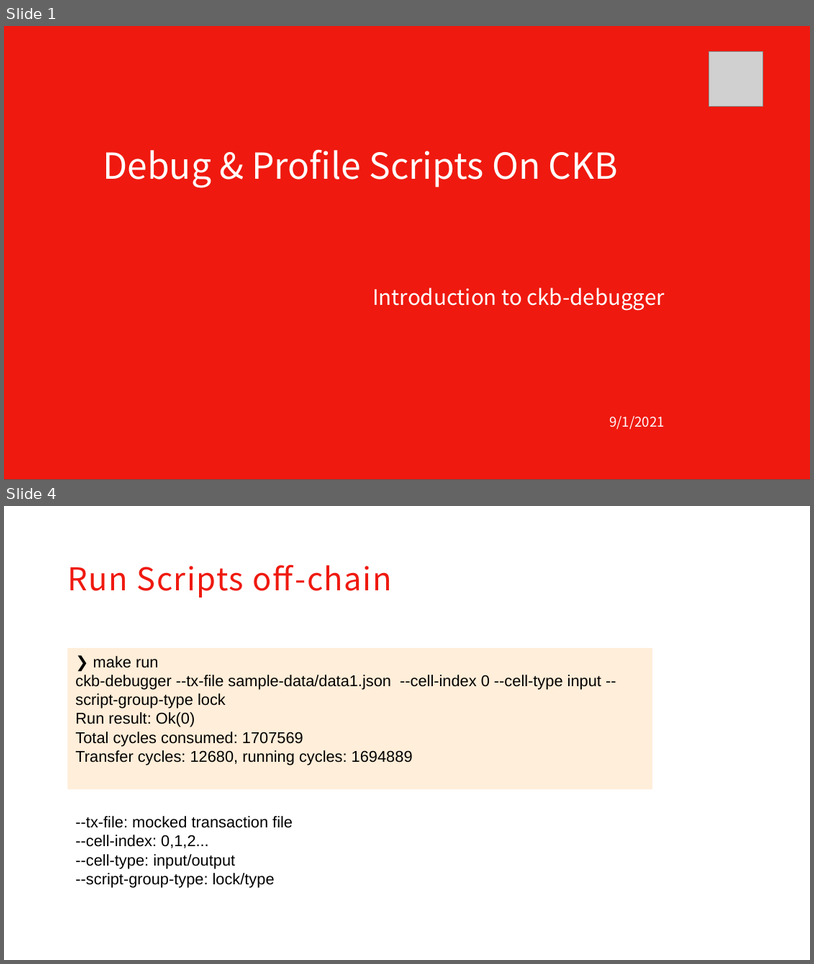
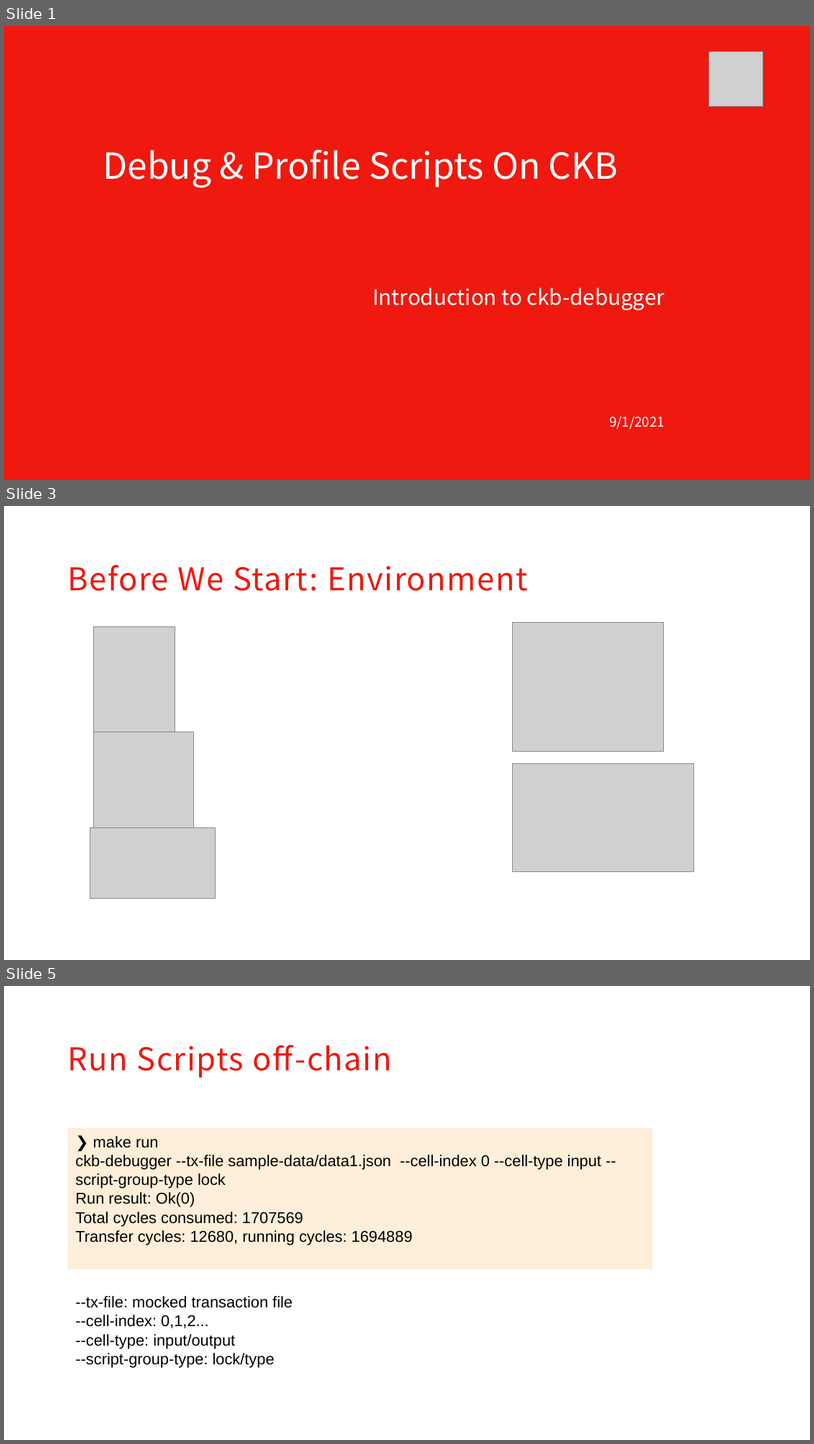
Before and after one commit to XuJiandong/ckb-debugger-playground, a slide deck: slides/presentation.pptx. Shown one above the other, each under a label of ours: slides 1 and 4 before the commit, slides 1, 3 and 5 after it; the slides between them are not shown. The pictures are 814x964 and 814x1444 pixels, drawn with LibreOffice and Linux fonts; fonts in the diff are those of the drawing; grey boxes stand for pictures; background and template pictures are left out. Boxes give left, top, right and bottom in pixels: in the first picture for what was removed or moved away, otherwise in the second. Text is boxed around its words. In the diff, an @@ line names an element or a change of style, - is before the commit and + after.

```diff
--- a/slides/presentation.pptx
+++ b/slides/presentation.pptx
@@ slide 3 added at [4,506,810,960], background #FFFFFF @@
@@ text added at [67,564,528,591], 28 pt, text #EF190F @@
+Before We Start: Environment
@@ picture added at [93,627,175,736] @@
@@ picture added at [513,622,664,751] @@
@@ picture added at [93,732,193,831] @@
@@ picture added at [513,763,694,871] @@
@@ picture added at [90,827,216,898] @@
@@ what was slide 4 is now slide 5 @@
```
Also in this commit, not shown: 4 slides changed, 6 other slides added, 1 slide removed, 2 other files.
